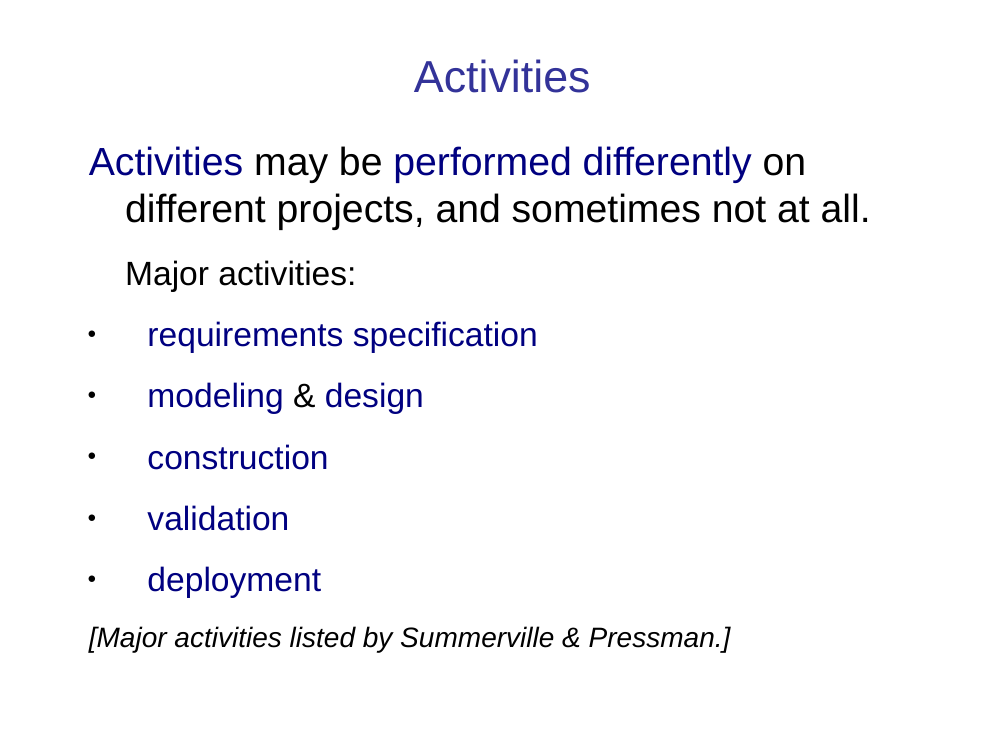
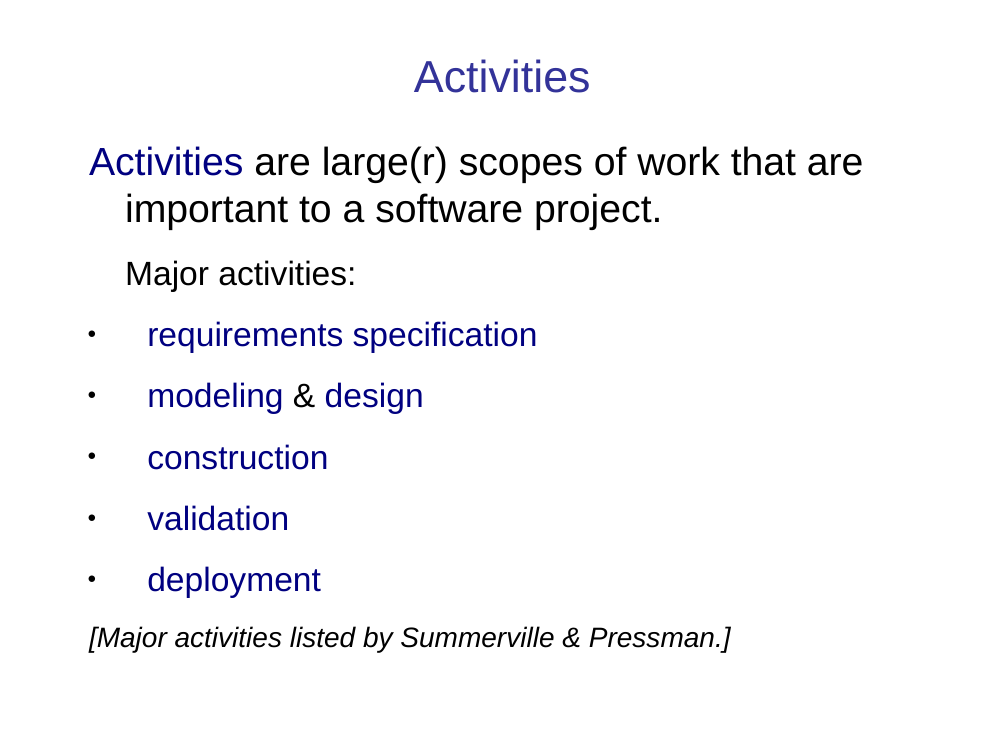
Before and after one commit to cpske/ISP, a slide deck: slide 21 of software-process/Introduction-software-process.ppt. Drawn at 1008x756 pixels with LibreOffice and Linux fonts; fonts in the diff are those of the drawing. Boxes give left, top, right and bottom in pixels: in the first picture for what was removed or moved away, otherwise in the second. Text is boxed around its words. In the diff, an @@ line names an element or a change of style, - is before the commit and + after.

Commit message:
update software process intro and readings

```diff
--- a/software-process/Introduction-software-process.ppt
+++ b/software-process/Introduction-software-process.ppt
@@ text at <box>89,146,864,230</box>: text changed @@
-Activities may be performed differently on different projects, and sometimes not at all.
+Activities are large(r) scopes of work that are important to a software project.
```
Also in this commit, not shown: 12 other slides changed, 3 slides added, 1 slide removed, 7 other files.
